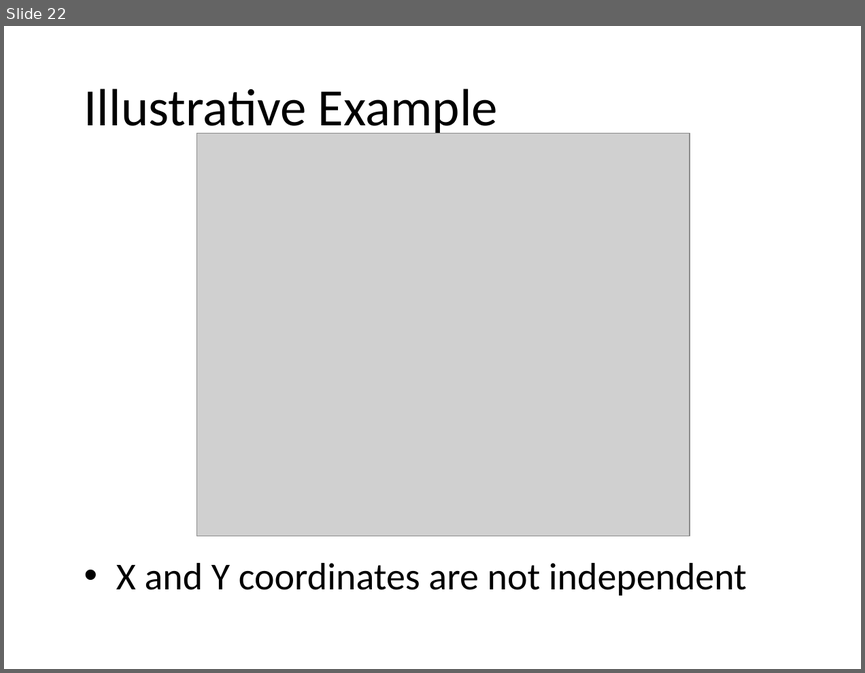
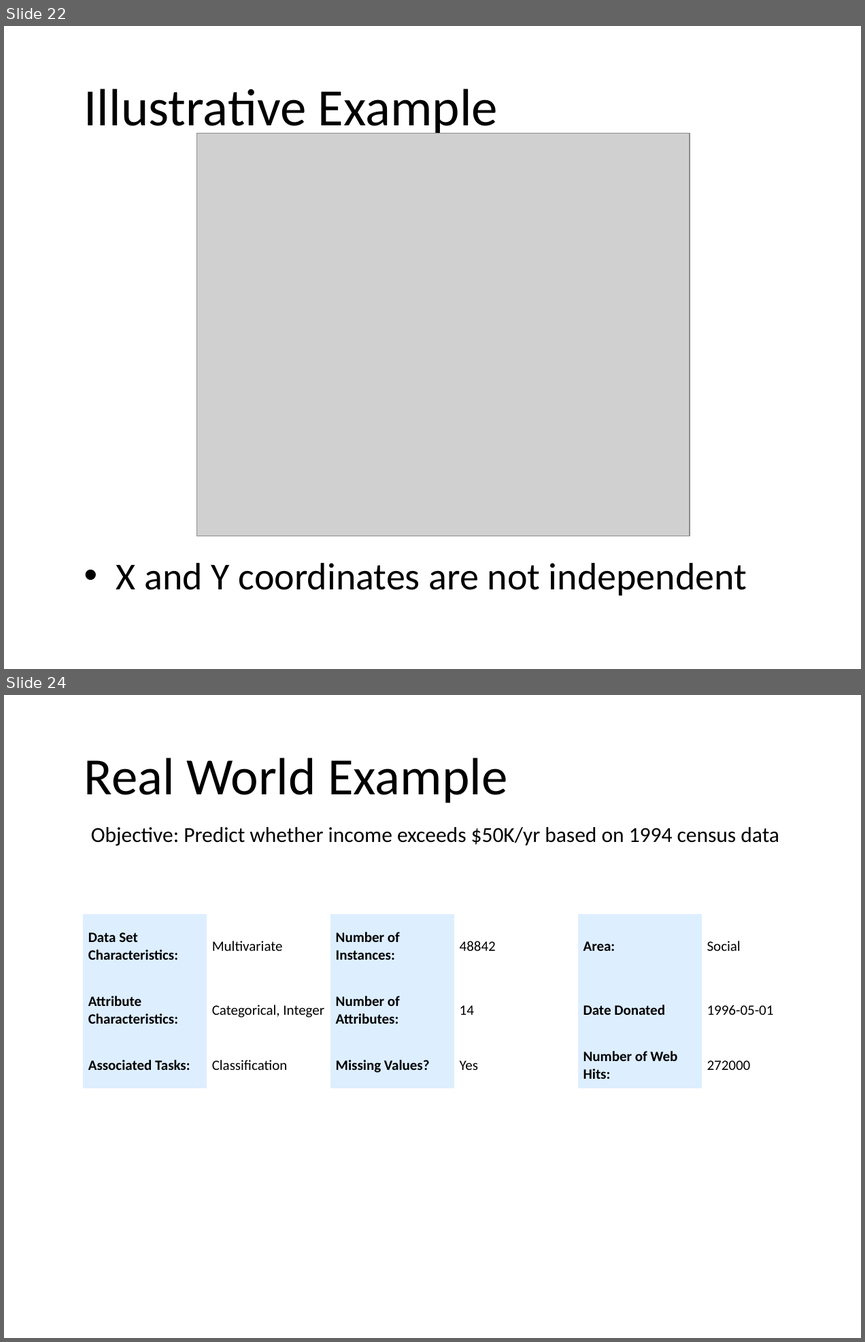
Before and after one commit to adam-m-mcelhinney/MCS507_Final_Project, a slide deck: Presentation/Bayesian Classifiers in Python.pptx. Shown one above the other, each under a label of ours: slide 22 before the commit, slides 22 and 24 after it; the slides between them are not shown. The pictures are 865x673 and 865x1342 pixels, drawn with LibreOffice and Linux fonts; fonts in the diff are those of the drawing; grey boxes stand for pictures; background and template pictures are left out. Boxes give left, top, right and bottom in pixels: in the first picture for what was removed or moved away, otherwise in the second. Text is boxed around its words. In the diff, an @@ line names an element or a change of style, - is before the commit and + after.

```diff
--- a/Presentation/Bayesian Classifiers in Python.pptx
+++ b/Presentation/Bayesian Classifiers in Python.pptx
@@ slide 24 added at box(4, 695, 861, 1338), background picture (left out) @@
@@ title added at box(84, 758, 507, 803), 44 pt, text #000000 @@
+Real World Example
@@ text added at box(91, 827, 779, 846), 18 pt, text #000000 @@
+Objective: Predict whether income exceeds $50K/yr based on 1994 census data
@@ table added at box(83, 913, 823, 1087), 3 rows, 6 columns @@
+Data Set Characteristics: | Multivariate | Number of Instances: | 48842 | Area: | Social
+Attribute Characteristics: | Categorical, Integer | Number of Attributes: | 14 | Date Donated | 1996-05-01
+Associated Tasks: | Classification | Missing Values? | Yes | Number of Web Hits: | 272000
```
Also in this commit, not shown: 2 slides changed, 3 other slides added, 22 other files.
